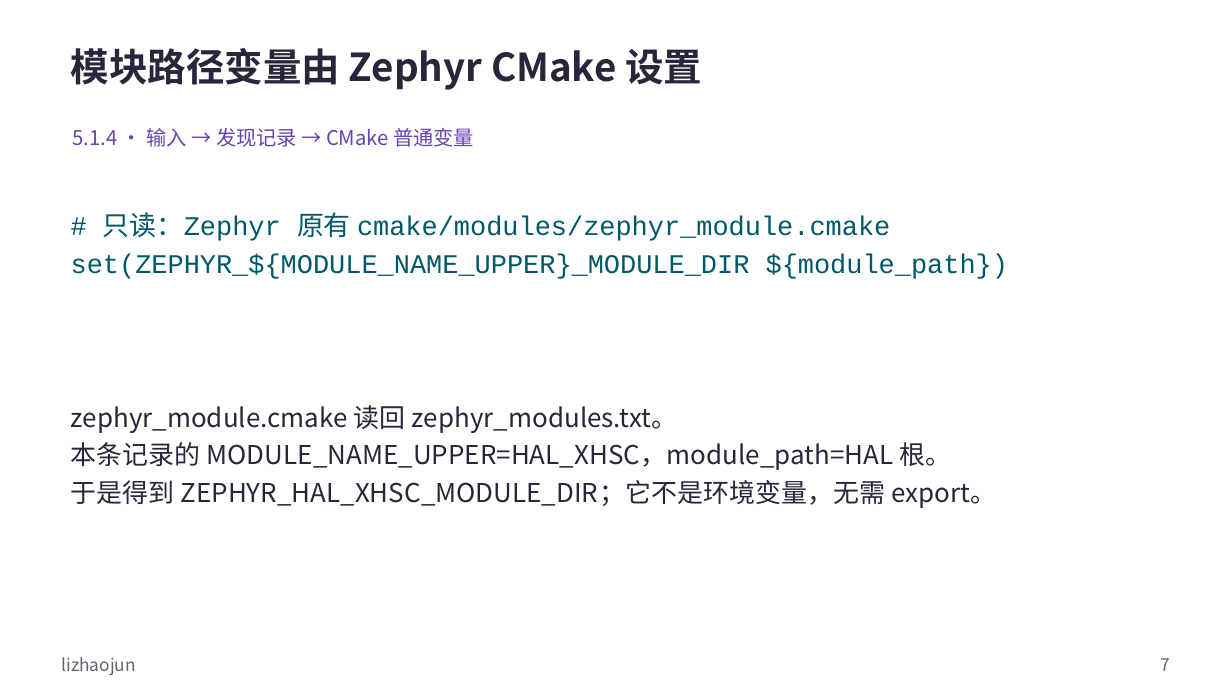
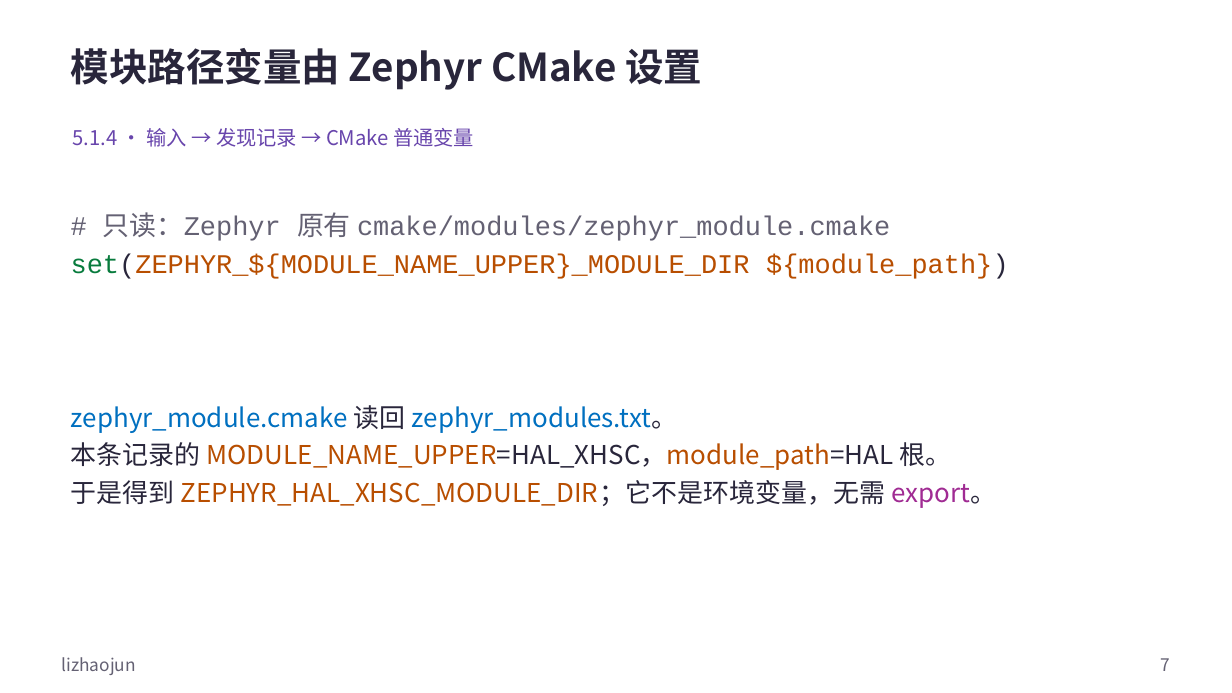
Before and after one commit to FormingSystem/zephyr_hc32f4a0, a slide deck: slide 7 of learning/P01_zephyr_make_project/slides/P005_源码模块接入Zephyr工程_Windows.pptx. Drawn at 1232x693 pixels with LibreOffice and Linux fonts; fonts in the diff are those of the drawing. Boxes give left, top, right and bottom in pixels: in the first picture for what was removed or moved away, otherwise in the second. Text is boxed around its words. In the diff, an @@ line names an element or a change of style, - is before the commit and + after.

Commit message:
content(learning/modules): 统一源码模块接入图示与代码样式
- 区分模块路径、YAML 字段、派生变量与 CMake 接口，补图例并校正下载及新增板章节的导航文字。
- 正式 PPT 与可重建原生源同步，保留封面、媒体、批注和非正文页脚署名。

```diff
--- a/learning/P01_zephyr_make_project/slides/P005_源码模块接入Zephyr工程_Windows.pptx
+++ b/learning/P01_zephyr_make_project/slides/P005_源码模块接入Zephyr工程_Windows.pptx
@@ text "# 只读：Zephyr 原有 cmake/modules/zephyr_module.cmake" at (x1=71, y1=212, x2=1009, y2=279): text colour #005968 to #646173 in "# 只读：Zephyr 原有 cmake/modules/zephyr_module.cmake"; text colour #005968 to #087B3D in "set(ZEPHYR_${MODULE_NAME_UPPER}_MODULE_DIR"; text colour #005968 to #29263B, text colour #005968 to #B84E00 in "set(ZEPHYR_${MODULE_NAME_UPPER}_MODULE_DIR ${module_path})" @@
@@ text "zephyr_module.cmake 读回 zephyr_modules.txt。" at (x1=71, y1=405, x2=996, y2=508): text colour #29263B to #0070C0 in "zephyr_module.cmake zephyr_modules.txt。"; text colour #29263B to #B84E00 in "MODULE_NAME_UPPER=HAL_XHSC，module_path=HAL", "ZEPHYR_HAL_XHSC_MODULE_DIR；它不是环境变量，无需"; text colour #29263B to #A02B93 in "export。" @@
```
Also in this commit, not shown: 11 other slides changed, 14 other files.
